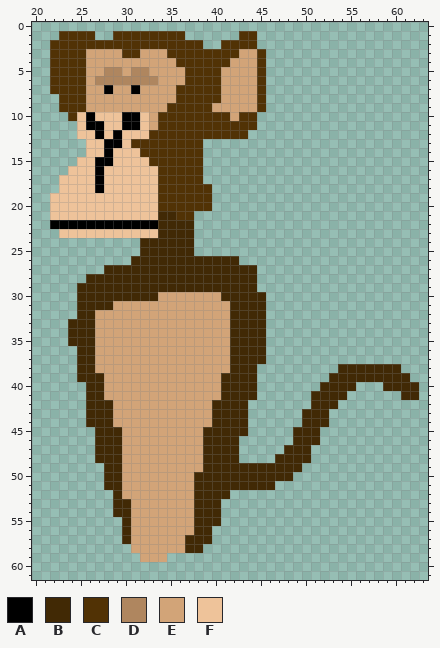
Edited in one commit: pixel-art sprite (src/main/resources/Sprites/BaseMonkeWalk0.png). Above is the file before it was changed.
The file is 64x64 pixels. Colours within 5 levels of each other are drawn and written as one. Shown: x 20..63, y 0..61.
Palette (. is transparent): A #000000  B #412905  C #513205  D #af865f  E #d2a478  F #eec39a
After:
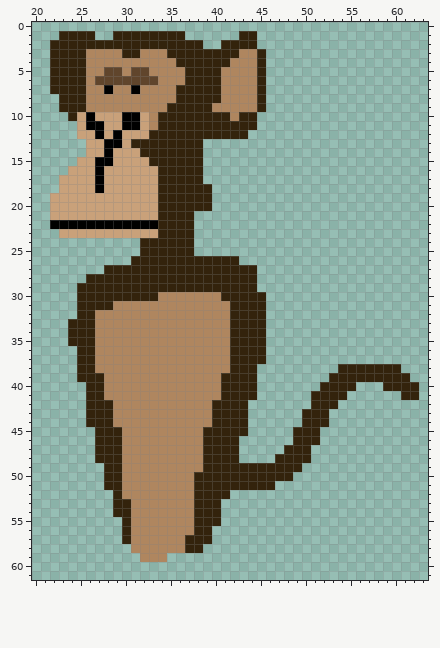
The exact change:
colour B: #412905 -> #33230c
colour D: #af865f -> #60452c
colour E: #d2a478 -> #af865f
colour F: #eec39a -> #c9a17a
y 1: x 23..26 CCCC -> BBBB; x 29..36 CCCCCCCC -> BBBBBBBB; x 43..44 CC -> BB
y 2: x 22..38 CCCCCCCCCCCCCCCCC -> BBBBBBBBBBBBBBBBB; x 41..44 CCCC -> BBBB
y 3: x 22..25 CCCC -> BBBB; x 30..31 CC -> BB; x 35..42 CCCCCCCC -> BBBBBBBB; x 45 C -> B
y 4: x 22..25 CCCC -> BBBB; x 36..41 CCCCCC -> BBBBBB; x 45 C -> B
y 5..6: x 22..25 CCCC -> BBBB; x 37..40 CCCC -> BBBB; x 45 C -> B
y 7: x 22..25 CCCC -> BBBB; x 36..40 CCCCC -> BBBBB; x 45 C -> B
y 8: x 23..25 CCC -> BBB; x 36..40 CCCCC -> BBBBB; x 45 C -> B
y 9: x 23..25 CCC -> BBB; x 35..39 CCCCC -> BBBBB; x 45 C -> B
y 10: x 24 C -> B; x 34..41 CCCCCCCC -> BBBBBBBB; x 43..44 CC -> BB
y 11: x 34..44 CCCCCCCCCCC -> BBBBBBBBBBB
y 12: x 33..43 CCCCCCCCCCC -> BBBBBBBBBBB
y 13: x 31..38 CCCCCCCC -> BBBBBBBB
y 14: x 32..38 CCCCCCC -> BBBBBBB
y 15: x 33..38 CCCCCC -> BBBBBB
y 16..17: x 34..38 CCCCC -> BBBBB
y 18..20: x 34..39 CCCCCC -> BBBBBB
y 21: x 36..37 CC -> BB
Boxes around the changes in both pictures, in picture pixels (x1, y1, x2, y2):
changed: (50, 31, 419, 562)
